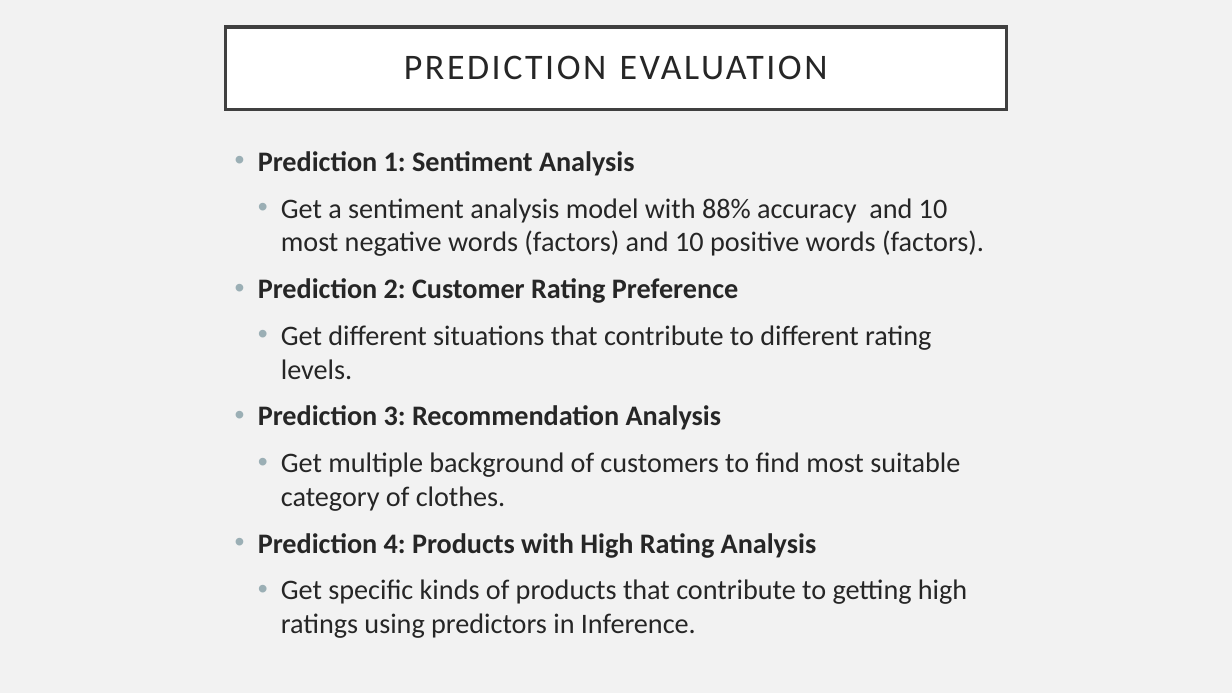
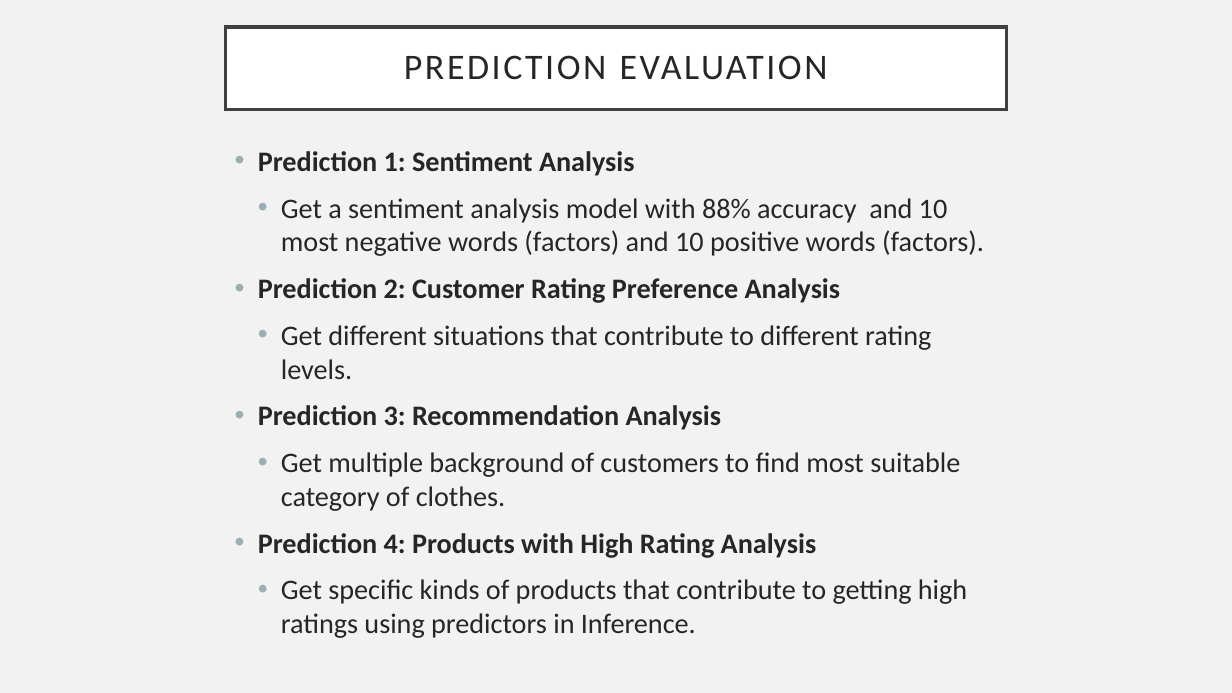
Before and after one commit to IST-718-Fall-2020/project_presentation-group4, a slide deck: slide 16 of project_presentation-group4.pptx. Drawn at 1232x693 pixels with LibreOffice and Linux fonts; fonts in the diff are those of the drawing. Boxes give left, top, right and bottom in pixels: in the first picture for what was removed or moved away, otherwise in the second. Text is boxed around its words. In the diff, an @@ line names an element or a change of style, - is before the commit and + after.

```diff
--- a/project_presentation-group4.pptx
+++ b/project_presentation-group4.pptx
@@ text at [258,278,841,303]: text changed @@
-• Prediction 2: Customer Rating Preference
+• Prediction 2: Customer Rating Preference Analysis
```
Also in this commit, not shown: 2 other slides changed.
